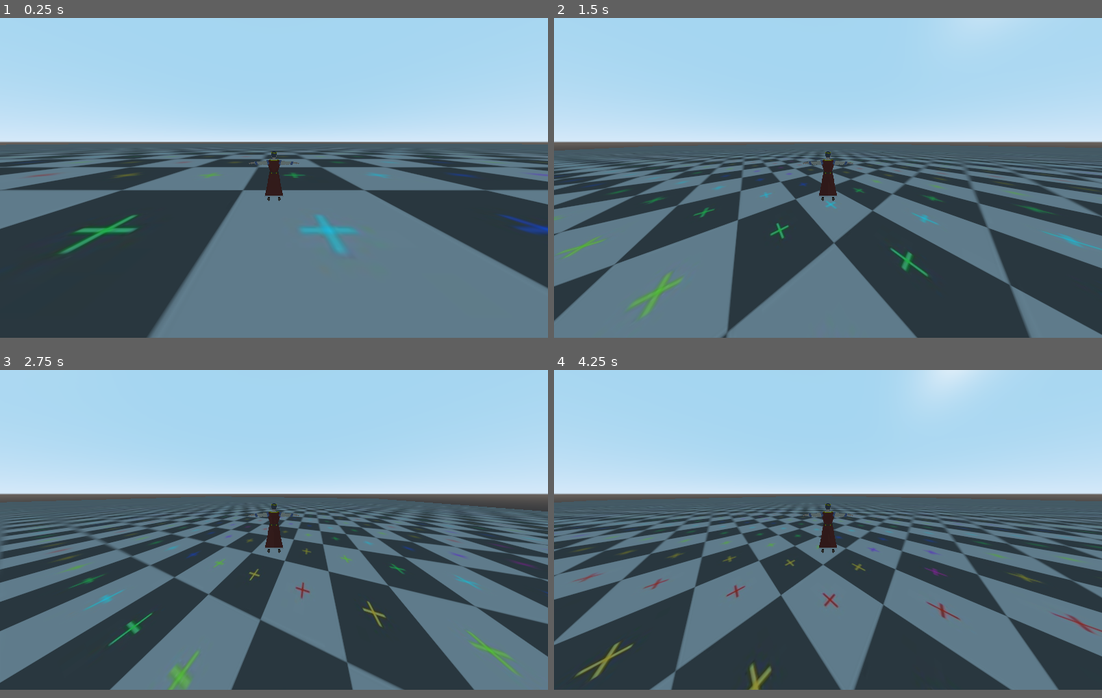
Above: before the commit, frames 1-4 (two rows, left to right).
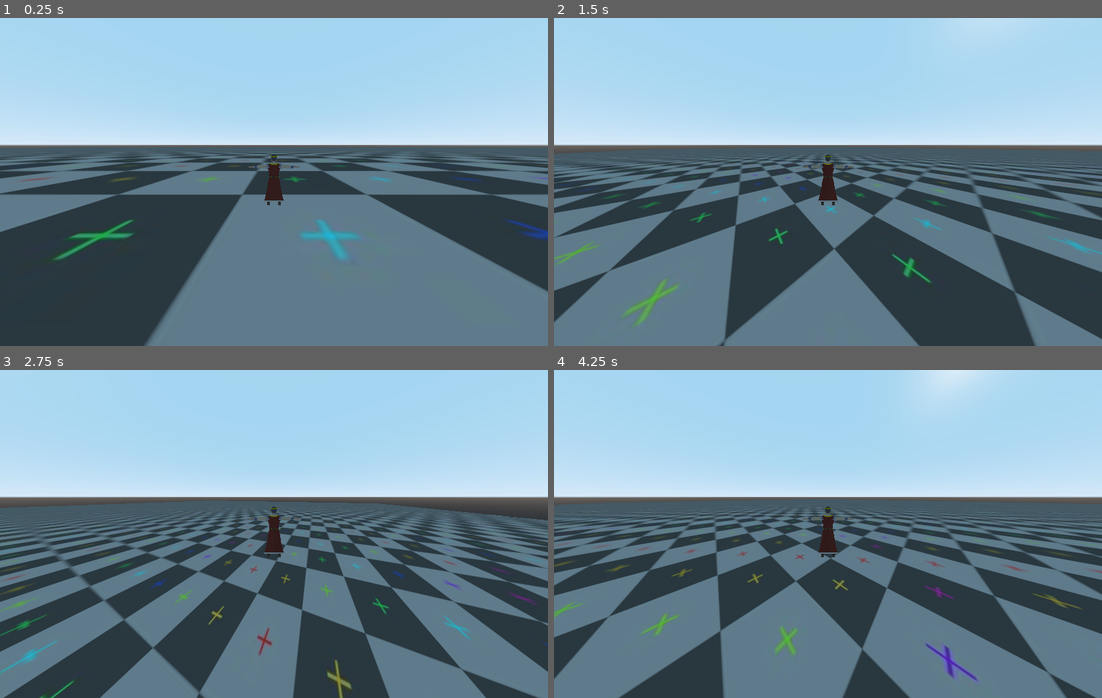
Above: after the commit, the same moments.

Repository: Cofica17/2idiots
Game: Godot game, scene res://scenes/Test.tscn
The game is run twice, just before and just after one commit, with the same random seed, the same clock (stepped at 60 frames per second) and the same inputs.
Inputs:
- Up to frame 1 (0.25 s): no input
- Up to frame 2 (1.5 s): tap Enter at 0.5 s; hold D (move_right) 0.53-1.28 s; hold Shift (walk) 0.53-1.28 s; tap Space (jump) at 0.77, 0.8, 1.07, 1.35 s; hold S (move_back) from 1.28 s (still down)
- Up to frame 3 (2.75 s): tap Space (jump) at 1.52, 1.82, 2.3 s; tap Shift (walk) at 1.55 s; release S (move_back) at 2.03 s; hold D (move_right) from 2.03 s (still down); hold Shift (walk) from 2.03 s (still down)
- Up to frame 4 (4.25 s): release D (move_right) at 2.78 s; release Shift (walk) at 2.78 s; hold W (move_forward) 2.78-3.53 s; tap Shift (walk) at 2.85 s; tap Space (jump) at 3.02, 3.32 s; hold A (move_left) from 3.53 s (still down); hold Space (jump) from 3.53 s (still down)
In our replay, the window is 800x468 before the commit and 800x480 after it. These sizes can differ from the game's own. Grey fills any space a smaller window leaves; there, only what the larger window draws over its background counts as a difference.

The runs differ from the first frame. In frame 1, 10% of the frame differs, in the area x 0-100%, y 37-100%; in frame 2, 14%; in frame 3, 31%; in frame 4, 39%.

Commit message:
Adjusted double jumping

Diff:
--- a/project.godot
+++ b/project.godot
@@ -23,6 +23,10 @@
 config/name="2 Idiots"
 run/main_scene="res://scenes/Test.tscn"
 config/icon="res://icon.png"
+
+[display]
+
+window/size/width=1000
 
 [gui]
 
--- a/scripts/Player.gd
+++ b/scripts/Player.gd
@@ -7,12 +7,15 @@
 export var character_model:PackedScene = preload("res://assets/characthers/models/godot_models/king.tscn") setget set_character_model
 export var running_speed = 10
 export var walking_speed = 4
-export var stopping_speed = 0.1
+export var stopping_speed_ground = 0.1
+export var stopping_speed_ground_air = 0.02
 export var turn_angle = 0.05
 export var gravity = Vector3(0, -35, 0)
 export var jump_strength = 15
 export var jump_strength_walk_modifier = 0.7
+export var backward_speed_modifier = 0.5
 var is_double_jumping = false
+var is_walk_jumping = false
 
 var velocity = Vector3.ZERO
 
@@ -38,26 +41,33 @@
 	if Input.is_action_pressed("jump") and is_on_floor():
 		is_double_jumping = false
 		if Input.is_action_pressed("walk"):
+			is_walk_jumping = true
 			velocity.y = jump_strength * jump_strength_walk_modifier
 		else:
+			is_walk_jumping = false
 			velocity.y = jump_strength
 		return
 
 	elif Input.is_action_just_pressed("jump") and !is_double_jumping and !is_on_floor():
 		is_double_jumping = true
-		if Input.is_action_pressed("walk"):
+		if is_walk_jumping:
 			velocity.y = jump_strength * jump_strength_walk_modifier
+			print("Double Walk Jump")
 		else:
 			velocity.y = jump_strength
-
+			print("Double Run Jump")
 
 func apply_gravity(delta) -> void:
 	velocity += gravity * delta
 
 func handle_movement() -> void:
 	var vel_y = velocity.y
+	print(velocity.length())
 	var speed = 0
-	velocity = lerp(velocity, Vector3.ZERO, stopping_speed)
+	if is_on_floor():
+		velocity = lerp(velocity, Vector3.ZERO, stopping_speed_ground)
+	else:
+		velocity = lerp(velocity, Vector3.ZERO, stopping_speed_ground_air)
 
 	if Input.is_action_pressed("walk") and is_on_floor():
 		speed = walking_speed
